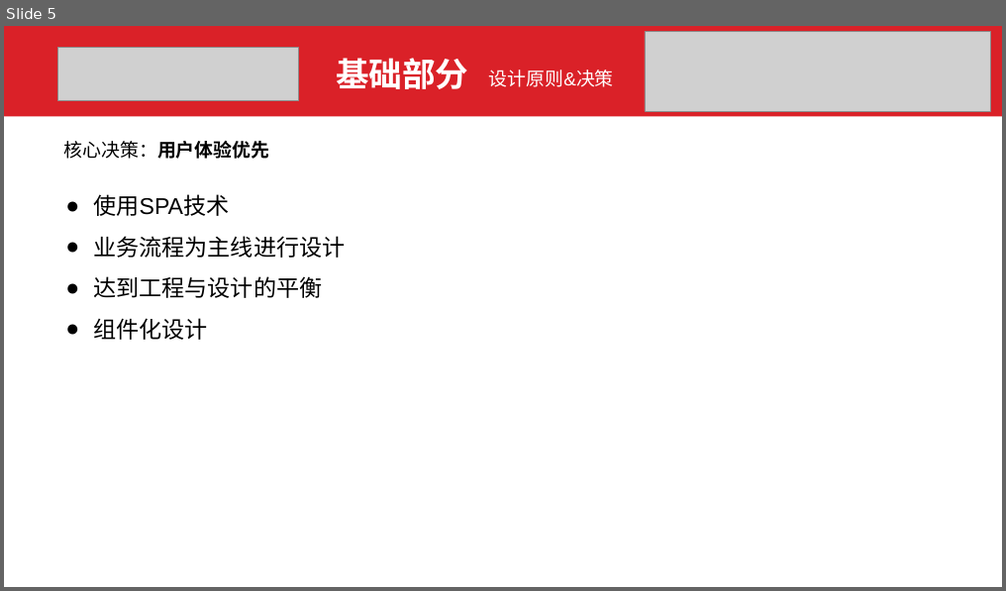
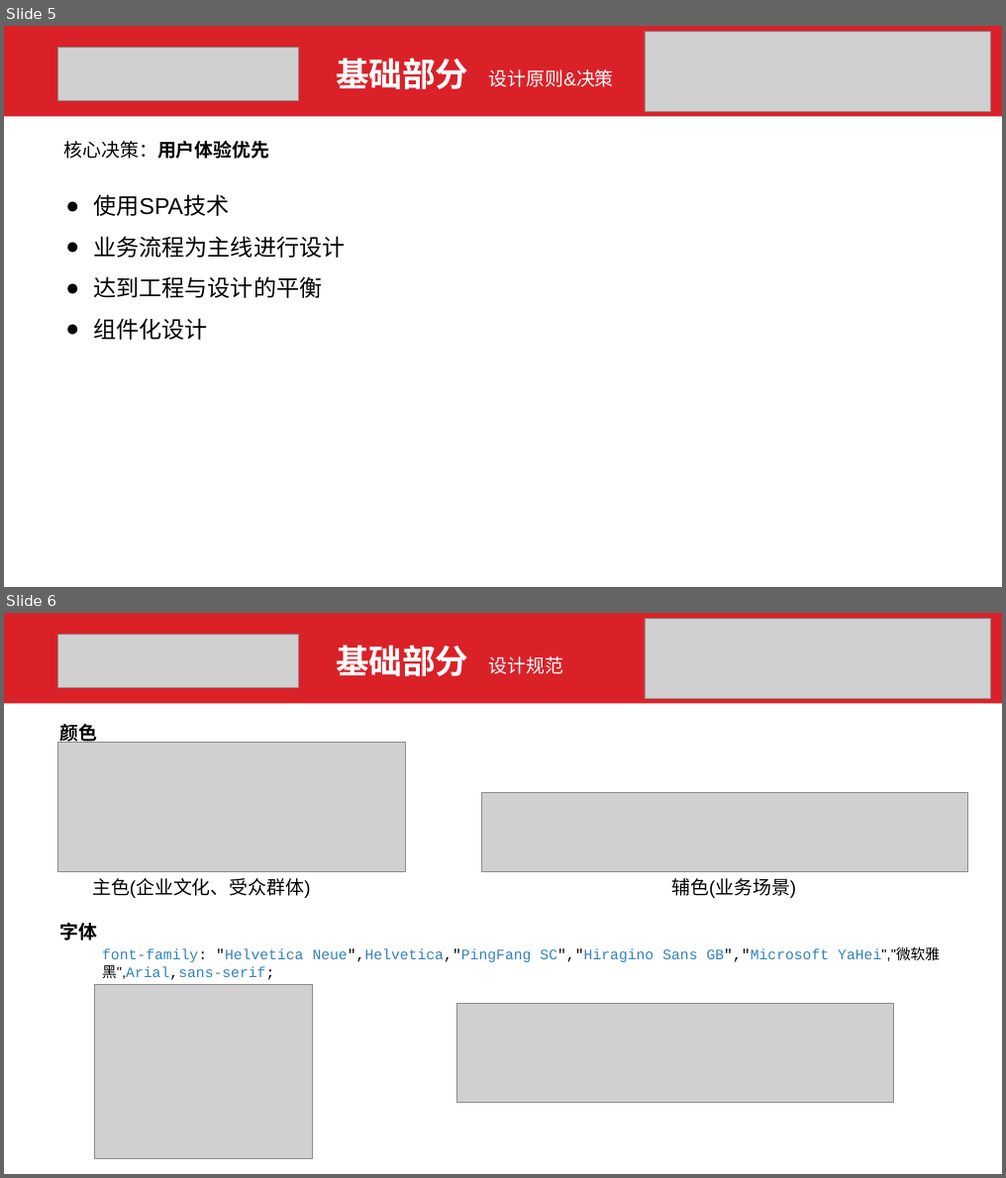
Before and after one commit to 0xcaffebabe/graduate-design, a slide deck: 答辩PPT.pptx. Shown one above the other, each under a label of ours: slide 5 before the commit, slides 5 and 6 after it. The pictures are 1006x591 and 1006x1178 pixels, drawn with LibreOffice and Linux fonts; fonts in the diff are those of the drawing; grey boxes stand for pictures. Boxes give left, top, right and bottom in pixels: in the first picture for what was removed or moved away, otherwise in the second. Text is boxed around its words. In the diff, an @@ line names an element or a change of style, - is before the commit and + after.

Commit message:
PPT

```diff
--- a/答辩PPT.pptx
+++ b/答辩PPT.pptx
@@ slide 6 added at bbox=[4, 613, 1002, 1174], background #FFFFFF @@
@@ rectangle added at bbox=[4, 613, 1002, 703], fill #DA2128 @@
@@ picture added at bbox=[57, 635, 298, 688] @@
@@ picture added at bbox=[645, 618, 991, 698] @@
@@ text added at bbox=[336, 645, 468, 676], 32 pt, text #FFFFFF, bold @@
+基础部分
@@ text added at bbox=[489, 657, 564, 674], 18 pt, text #FFFFFF @@
+设计规范
@@ text added at bbox=[60, 721, 98, 743], 18 pt, text #000000, bold @@
+颜色
@@ picture added at bbox=[57, 743, 405, 872] @@
@@ picture added at bbox=[481, 792, 968, 872] @@
@@ text added at bbox=[92, 878, 310, 898], 18 pt, text #000000 @@
+主色(企业文化、受众群体)
@@ text added at bbox=[671, 878, 796, 898], 18 pt, text #000000 @@
+辅色(业务场景)
@@ text added at bbox=[60, 923, 98, 941], 18 pt, text #000000, bold @@
+字体
@@ text added at bbox=[102, 949, 940, 980], 14 pt, text #3182BD @@
+font-family: "Helvetica Neue",Helvetica,"PingFang SC","Hiragino Sans GB","Microsoft YaHei","微软雅黑",Arial,sans-serif;
@@ picture added at bbox=[94, 984, 312, 1158] @@
@@ picture added at bbox=[456, 1004, 893, 1102] @@
```
Also in this commit, not shown: 6 other slides added.
